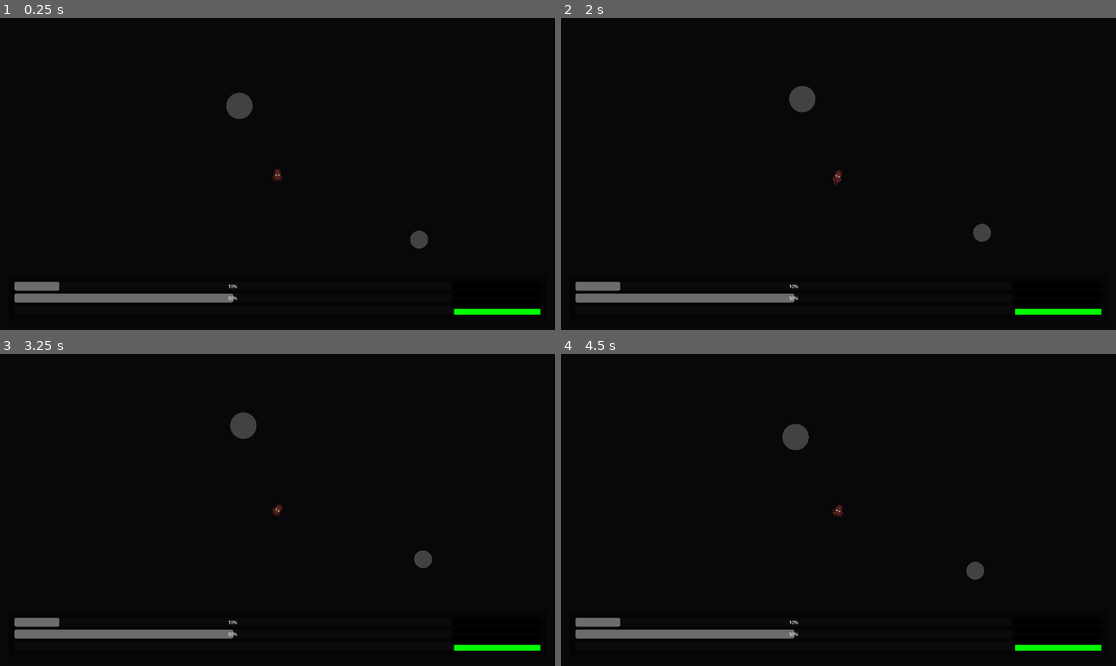
Above: before the commit, frames 1-4 (two rows, left to right).
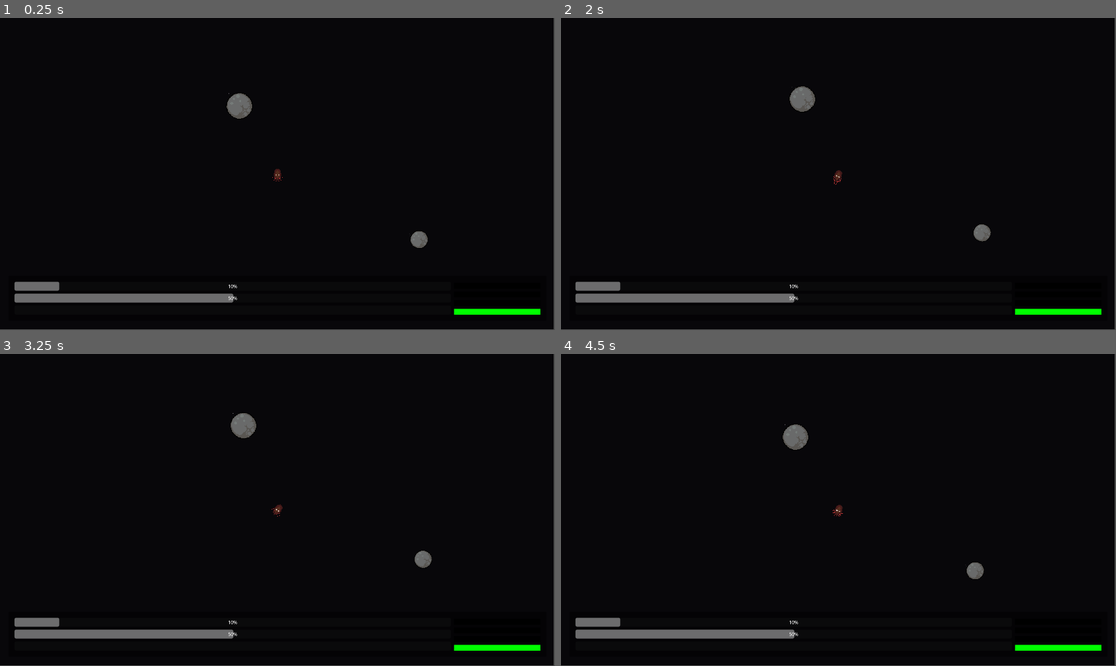
Above: after the commit, the same moments.

Repository: Erica-99/TinyWorld
Game: Godot game, scene res://scenes/star_map.tscn
Two runs of this game, one before a commit and one after it. Both use one fixed random seed, a clock stepped at 60 frames per second and the inputs below. The project has no main scene, so this scene is started directly.
Inputs:
- Up to frame 1 (0.25 s): no input
- Up to frame 2 (2 s): tap Enter at 0.5 s; hold D (Right) 0.53-1.28 s; hold Shift (Fire Dampers) 0.53-1.28 s; tap Space (Landing Mode) at 1.25, 1.35 s; hold S (Reverse) from 1.28 s (still down)
- Up to frame 3 (3.25 s): release S (Reverse) at 2.03 s; hold D (Right) 2.03-2.78 s; hold Shift (Fire Dampers) 2.03-2.78 s; hold W (Forward) from 2.78 s (still down); tap Space (Landing Mode) at 2.85 s
- Up to frame 4 (4.5 s): release W (Forward) at 3.53 s; hold Shift (Fire Dampers) 3.53-4.28 s; hold A (Left) from 3.53 s (still down); tap Enter at 4.25 s; tap Space (Landing Mode) at 4.35 s

The runs differ from the first frame. In frame 1, 0.8% of the frame differs, in the area x 0-100%, y 0-100%; in frame 2, 0.8%; in frame 3, 0.8%; in frame 4, 0.8%.

Commit message:
Planet Sprite functionality

Diff:
--- a/scenes/planetBox.tscn
+++ b/scenes/planetBox.tscn
@@ -1,10 +1,62 @@
 [gd_scene format=3 uid="uid://bu2kr8cklk7p1"]
 
 [ext_resource type="Script" uid="uid://cxloe57uv8mdb" path="res://scripts/planet.gd" id="1_pl6jd"]
+[ext_resource type="Texture2D" uid="uid://dq7e88o0j4gth" path="res://Sprites/Planet-Sprites.png" id="2_pl6jd"]
 
 [sub_resource type="SphereMesh" id="SphereMesh_bymth"]
 radius = 5.0
 height = 10.0
+
+[sub_resource type="AtlasTexture" id="AtlasTexture_01bk8"]
+atlas = ExtResource("2_pl6jd")
+region = Rect2(64, 0, 64, 64)
+
+[sub_resource type="AtlasTexture" id="AtlasTexture_v88k3"]
+atlas = ExtResource("2_pl6jd")
+region = Rect2(192, 0, 64, 64)
+
+[sub_resource type="AtlasTexture" id="AtlasTexture_vujfk"]
+atlas = ExtResource("2_pl6jd")
+region = Rect2(128, 0, 64, 64)
+
+[sub_resource type="AtlasTexture" id="AtlasTexture_ehv8q"]
+atlas = ExtResource("2_pl6jd")
+region = Rect2(0, 0, 64, 64)
+
+[sub_resource type="SpriteFrames" id="SpriteFrames_6554r"]
+animations = [{
+"frames": [{
+"duration": 1.0,
+"texture": SubResource("AtlasTexture_01bk8")
+}],
+"loop": true,
+"name": &"BARREN",
+"speed": 5.0
+}, {
+"frames": [{
+"duration": 1.0,
+"texture": SubResource("AtlasTexture_v88k3")
+}],
+"loop": true,
+"name": &"ECUMENOPOLIS",
+"speed": 5.0
+}, {
+"frames": [{
+"duration": 1.0,
+"texture": SubResource("AtlasTexture_vujfk")
+}],
+"loop": true,
+"name": &"HEALTHY",
+"speed": 5.0
+}, {
+"frames": [{
+"duration": 1.0,
+"texture": SubResource("AtlasTexture_ehv8q")
+}],
+"loop": true,
+"name": &"METEOR",
+"speed": 5.0
+}]
 
 [sub_resource type="CircleShape2D" id="CircleShape2D_dxv0p"]
 resource_local_to_scene = true
@@ -21,6 +73,12 @@
 [node name="MeshInstance2D" type="MeshInstance2D" parent="." unique_id=1057991627]
 position = Vector2(3.8146973e-06, -7.6293945e-06)
 mesh = SubResource("SphereMesh_bymth")
+
+[node name="AnimatedSprite2D" type="AnimatedSprite2D" parent="." unique_id=2034651298]
+texture_filter = 3
+scale = Vector2(0.15982854, 0.15982854)
+sprite_frames = SubResource("SpriteFrames_6554r")
+animation = &"ECUMENOPOLIS"
 
 [node name="GravityWell" type="CollisionShape2D" parent="." unique_id=1648343781]
 scale = Vector2(0.6, 0.6)
--- a/scenes/ship.tscn
+++ b/scenes/ship.tscn
@@ -18,6 +18,7 @@
 script = ExtResource("1_4tobq")
 
 [node name="Ship Sprite" type="AnimatedSprite2D" parent="." unique_id=533451495]
+texture_filter = 3
 position = Vector2(1.0000001, 14.000001)
 scale = Vector2(4.92, 4.92)
 sprite_frames = ExtResource("2_7j21i")
--- /dev/null
+++ b/scenes/star_map.gdshader
@@ -0,0 +1,114 @@
+// Pixelated noise effect based on https://godotshaders.com/shader/warped-fractal-noise/
+//
+// Copyright Gerardo Montaño 2025
+//
+// Permission is hereby granted, free of charge, to any person obtaining a copy of
+// this software and associated documentation files (the “Software”), to deal in
+// the Software without restriction, including without limitation the rights to
+// use, copy, modify, merge, publish, distribute, sublicense, and/or sell copies
+// of the Software, and to permit persons to whom the Software is furnished to do
+// so, subject to the following conditions:
+//
+// The above copyright notice and this permission notice shall be included in all
+// copies or substantial portions of the Software.
+//
+// THE SOFTWARE IS PROVIDED “AS IS”, WITHOUT WARRANTY OF ANY KIND, EXPRESS OR
+// IMPLIED, INCLUDING BUT NOT LIMITED TO THE WARRANTIES OF MERCHANTABILITY,
+// FITNESS FOR A PARTICULAR PURPOSE AND NONINFRINGEMENT. IN NO EVENT SHALL
+// THE AUTHORS OR COPYRIGHT HOLDERS BE LIABLE FOR ANY CLAIM, DAMAGES OR OTHER
+// LIABILITY, WHETHER IN AN ACTION OF CONTRACT, TORT OR OTHERWISE, ARISING FROM,
+// OUT OF OR IN CONNECTION WITH THE SOFTWARE OR THE USE OR OTHER DEALINGS IN THE
+// SOFTWARE.
+
+shader_type canvas_item;
+uniform float speed = 0.1;
+
+uniform float pixelation = 8.0;
+uniform float zoom = 2.0;
+
+uniform float gradient_pixelation : hint_range(0.001, 1.0) = 0.2;
+uniform float background_threshold : hint_range(0.0, 1.0) = 0.0;
+uniform float color_low_threshold : hint_range(0.0, 1.0)  = 0.24;
+uniform float color_mid_threshold : hint_range(0.0, 1.0)  = 0.48;
+
+uniform vec4 color_low : source_color = vec4(0.01, 0.41, 0.51, 1.0);
+uniform vec4 color_mid : source_color = vec4(.50, 0.10, 0.30, 1.0);
+uniform vec4 color_high : source_color = vec4(1.0, 1.0, 1.0, 1.0);
+
+#define iTime (TIME * speed)
+#define iResolution 1.0/SCREEN_PIXEL_SIZE
+
+const mat2 mtx = mat2( vec2(0.80, -0.60), vec2(0.60, 0.80) );
+
+float rand(vec2 n) {
+    return fract(sin(dot(n, vec2(12.9898, 4.1414))) * 43758.5453);
+}
+
+float noise(vec2 p){
+    vec2 ip = floor(p);
+    vec2 u = fract(p);
+    u = u * u * (3.0 - 2.0 * u);
+
+    float res = mix(
+        mix(rand(ip), rand(ip + vec2(1.0, 0.0)), u.x),
+        mix(rand(ip + vec2(0.0, 1.0)), rand(ip + vec2(1.0, 1.0)), u.x), u.y);
+
+    return res * res;
+}
+
+float fbm( vec2 p )
+{
+    float f = 0.0;
+
+    f += 0.500000 * noise( p + iTime ); p = mtx * p * 2.02;
+    f += 0.031250 * noise( p ); p = mtx * p * 2.01;
+    f += 0.250000 * noise( p ); p = mtx * p * 2.03;
+    f += 0.125000 * noise( p ); p = mtx * p * 2.01;
+    f += 0.062500 * noise( p ); p = mtx * p * 2.04;
+    f += 0.015625 * noise( p + sin(iTime) );
+
+    return f / 0.96875;
+}
+
+float pattern( in vec2 p )
+{
+	return fbm( p + fbm( p + fbm( p ) ) );
+}
+
+vec4 colormap(float x, vec2 uv) {
+
+	x *= (1.0 - pow(max(abs(0.5 - uv.x), abs(0.5 - uv.y)) * 2.0, 3.0));
+
+    if (x < background_threshold) {
+        return vec4(0.0, 0.0, 0.0, 0.0);
+    }
+    else if (x < color_low_threshold) {
+        return mix(
+			vec4(0.0, 0.0, 0.0, 0.0),
+			color_low,
+			round((x - background_threshold) / (color_low_threshold - background_threshold) / gradient_pixelation) * gradient_pixelation
+		);
+    }
+    else if (x < color_mid_threshold) {
+        return
+			mix(
+				color_low,
+				color_mid,
+				round((x - color_low_threshold) / (color_mid_threshold - color_low_threshold) / gradient_pixelation) * gradient_pixelation
+			);
+    }
+	else
+		return
+			mix(
+				color_mid,
+				color_high,
+				round((x - color_mid_threshold) / (1.0 - color_mid_threshold) / gradient_pixelation) * gradient_pixelation
+			);
+}
+
+void fragment()
+    vec2 uv = floor(UV / SCREEN_PIXEL_SIZE / pixelation) * SCREEN_PIXEL_SIZE * pixelation;
+   	float shade = pattern(uv * zoom);
+
+    COLOR = colormap(shade, uv);
+}
--- a/scenes/star_map.tscn
+++ b/scenes/star_map.tscn
@@ -103,10 +103,12 @@
 scale = Vector2(2.03, 2.03)
 transform = Transform2D(2.03, 0, 0, 2.03, 0, 0)
 
-[node name="ColorRect" type="ColorRect" parent="Background" unique_id=1355169324]
-anchors_preset = 15
-anchor_right = 1.0
-anchor_bottom = 1.0
+[node name="ColorRect2" type="ColorRect" parent="Background" unique_id=1155803226]
+anchors_preset = 15
+anchor_right = 1.0
+anchor_bottom = 1.0
+offset_right = -976.6502
+offset_bottom = -548.96545
 grow_horizontal = 2
 grow_vertical = 2
 color = Color(0.030984493, 0.027432224, 0.039930467, 1)
@@ -151,18 +153,6 @@
 pivot_offset_ratio = Vector2(0.5, 0.5)
 ship = NodePath("../../../Ship")
 distance_from_ship = 150.0
-
-[node name="PlanetScannerEffect" type="Node2D" parent="." unique_id=1135476807 node_paths=PackedStringArray("ship")]
-z_index = -1
-z_as_relative = false
-script = ExtResource("7_vyd5l")
-ship = NodePath("../Ship")
-
-[node name="PlanetScannerPolygon" type="Polygon2D" parent="PlanetScannerEffect" unique_id=234841052]
-color = Color(0.22352941, 0.59607846, 0.64705884, 0.28235295)
-antialiased = true
-polygon = PackedVector2Array(-31.5, -26, -89.5, -67, -22.5, -73)
-uv = PackedVector2Array(-31.5, -26, -89.5, -67, -22.5, -73)
 
 [node name="HUD" type="Control" parent="UI" unique_id=502643802]
 layout_mode = 3
@@ -267,4 +257,16 @@
 layout_mode = 2
 theme_override_styles/panel = ExtResource("9_b4dln")
 
+[node name="PlanetScannerEffect" type="Node2D" parent="." unique_id=1135476807 node_paths=PackedStringArray("ship")]
+z_index = -1
+z_as_relative = false
+script = ExtResource("7_vyd5l")
+ship = NodePath("../Ship")
+
+[node name="PlanetScannerPolygon" type="Polygon2D" parent="PlanetScannerEffect" unique_id=234841052]
+color = Color(0.22352941, 0.59607846, 0.64705884, 0.28235295)
+antialiased = true
+polygon = PackedVector2Array(-31.5, -26, -89.5, -67, -22.5, -73)
+uv = PackedVector2Array(-31.5, -26, -89.5, -67, -22.5, -73)
+
 [connection signal="player_mode_changed" from="Ship" to="UI/UI Control/LandingPopup" method="_on_ship_player_mode_changed"]
--- a/scripts/planet.gd
+++ b/scripts/planet.gd
@@ -10,6 +10,8 @@
 @export var carbon: int = 1
 @export var minerals: int = 1
 @export var nanotech: int = 0
+
+@onready var planet_sprite = $AnimatedSprite2D
 
 var total_resource_quantity: int
 var remaining_resource_quantity: int:
@@ -25,11 +27,13 @@
 
 # Called when the node enters the scene tree for the first time.
 func _ready() -> void:
+
 	pass
 
 
 # Called every frame. 'delta' is the elapsed time since the previous frame.
 func _process(delta: float) -> void:
+
 	pass
 
 
@@ -70,6 +74,14 @@
 
 	var settings = PLANETS.get_settings(biome)
 	$MeshInstance2D.modulate = settings.test_color
+	if biome == 0:
+		planet_sprite.play("METEOR")
+	if biome == 1:
+		planet_sprite.play("BARREN")
+	if biome == 2:
+		planet_sprite.play("HEALTHY")
+	if biome == 3:
+		planet_sprite.play("ECUMENOPOLIS")
 	carbon = settings.carbon_density * size
 	biomass = settings.biomass_density * size
 	minerals = settings.mineral_density * size
Binary file added: Sprites/Planet-Sprites.png
Not shown, added: Sprites/Planet-Sprites.png.import
Not shown, added: scenes/star_map.gdshader.uid
Not shown: 1 places in scenes/star_map.tscn that only renumber resources
